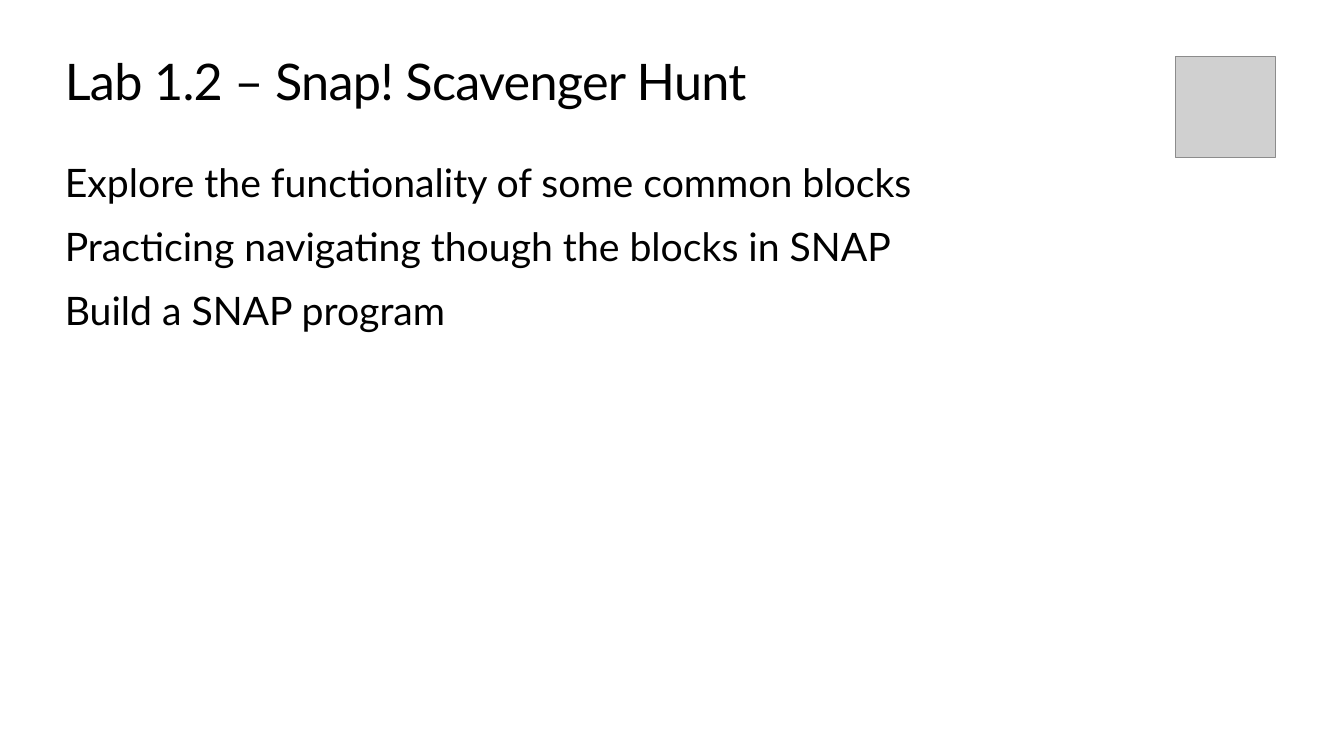
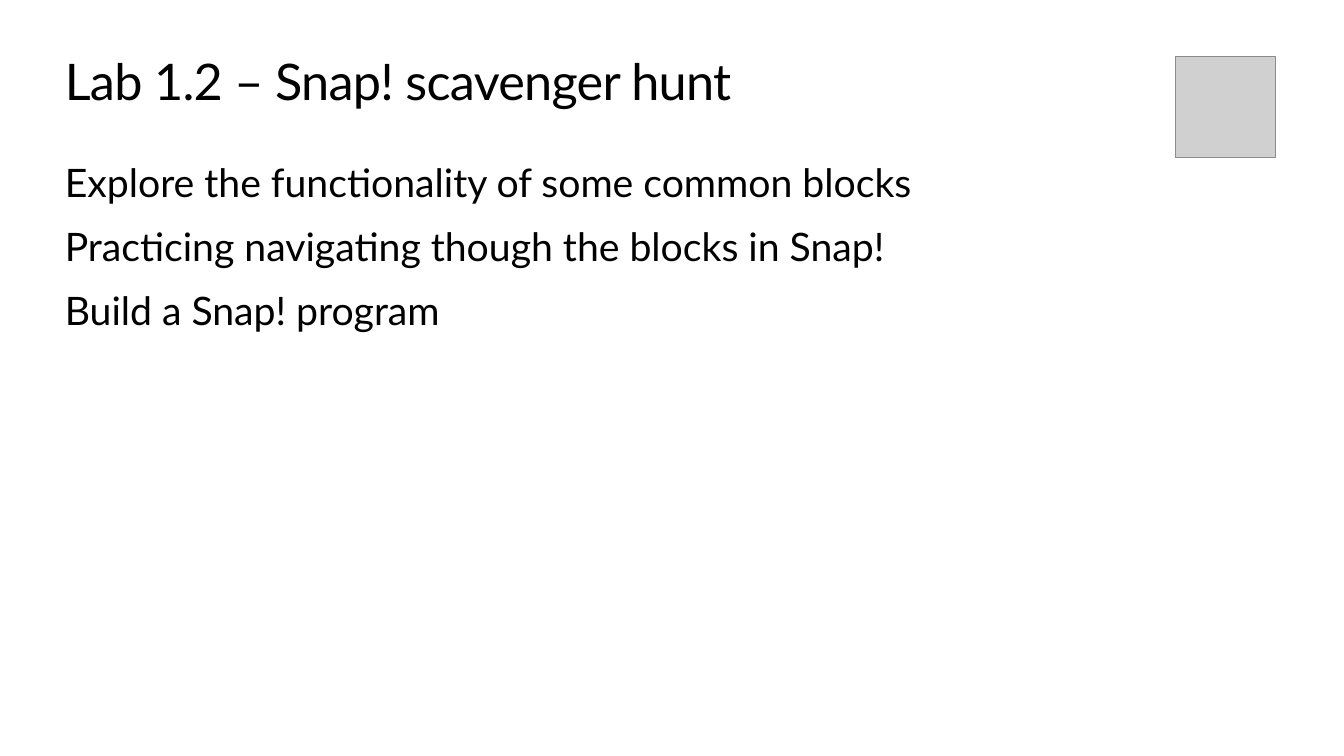
Before and after one commit to TEALSK12/introduction-to-computer-science, a slide deck: slide 6 of slidedecks/TEALS SNAP 1.2.pptx. Drawn at 1344x756 pixels with LibreOffice and Linux fonts; fonts in the diff are those of the drawing; grey boxes stand for pictures; background and template pictures are left out. Boxes give left, top, right and bottom in pixels: in the first picture for what was removed or moved away, otherwise in the second. Text is boxed around its words. In the diff, an @@ line names an element or a change of style, - is before the commit and + after.

```diff
--- a/slidedecks/TEALS SNAP 1.2.pptx
+++ b/slidedecks/TEALS SNAP 1.2.pptx
@@ title at (65, 63, 731, 109): text changed @@
-Lab 1.2 – Snap! Scavenger Hunt
+Lab 1.2 – Snap! scavenger hunt
@@ text at (65, 232, 885, 332): text changed @@
-Practicing navigating though the blocks in SNAP
-Build a SNAP program
+Practicing navigating though the blocks in Snap!
+Build a Snap! program
```
Also in this commit, not shown: 5 other slides changed, 4 other files.
